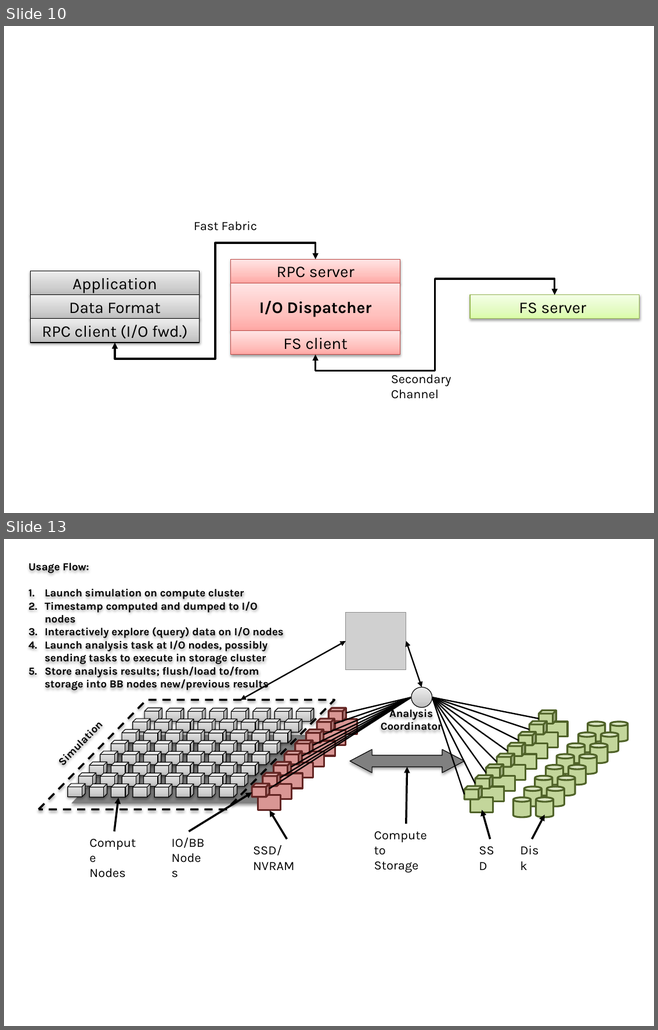
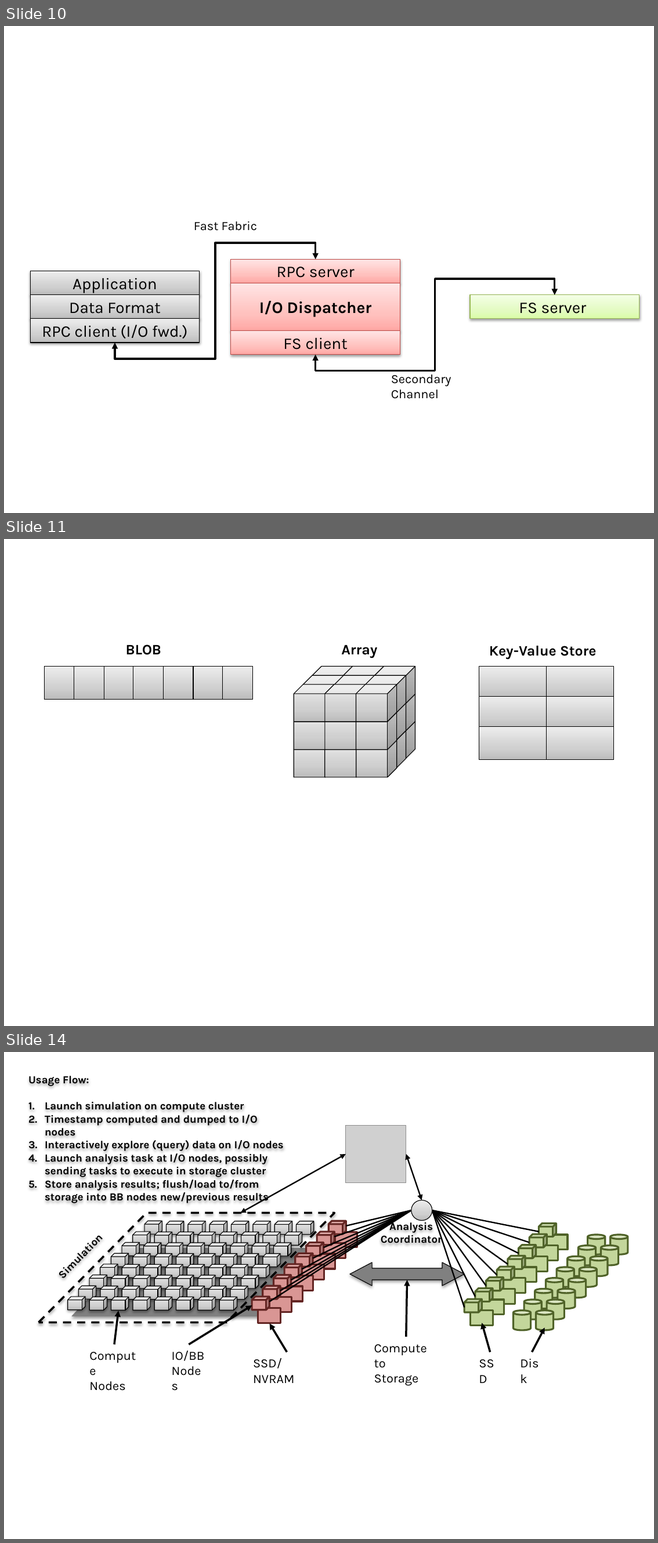
Before and after one commit to ivotron/ivotron.github.io, a slide deck: images/diagrams/2013-10-22-exascale.pptx. Shown one above the other, each under a label of ours: slides 10 and 13 before the commit, slides 10, 11 and 14 after it; the slides between them are not shown. The pictures are 658x1030 and 658x1543 pixels, drawn with LibreOffice and Linux fonts; fonts in the diff are those of the drawing; grey boxes stand for pictures. Boxes give left, top, right and bottom in pixels: in the first picture for what was removed or moved away, otherwise in the second. Text is boxed around its words. In the diff, an @@ line names an element or a change of style, - is before the commit and + after.

Commit message:
Final version of poster

```diff
--- a/images/diagrams/2013-10-22-exascale.pptx
+++ b/images/diagrams/2013-10-22-exascale.pptx
@@ slide 11 added at (x1=4, y1=539, x2=654, y2=1026), background #FFFFFF @@
@@ group added at (x1=44, y1=645, x2=614, y2=777): 21 cubes, 13 rectangles, 3 texts @@
+BLOB
+Array
+Key-Value Store
@@ what was slide 13 is now slide 14 @@
```
Also in this commit, not shown: 1 slide changed, 1 other slide added, 1 slide removed, 12 other files.
